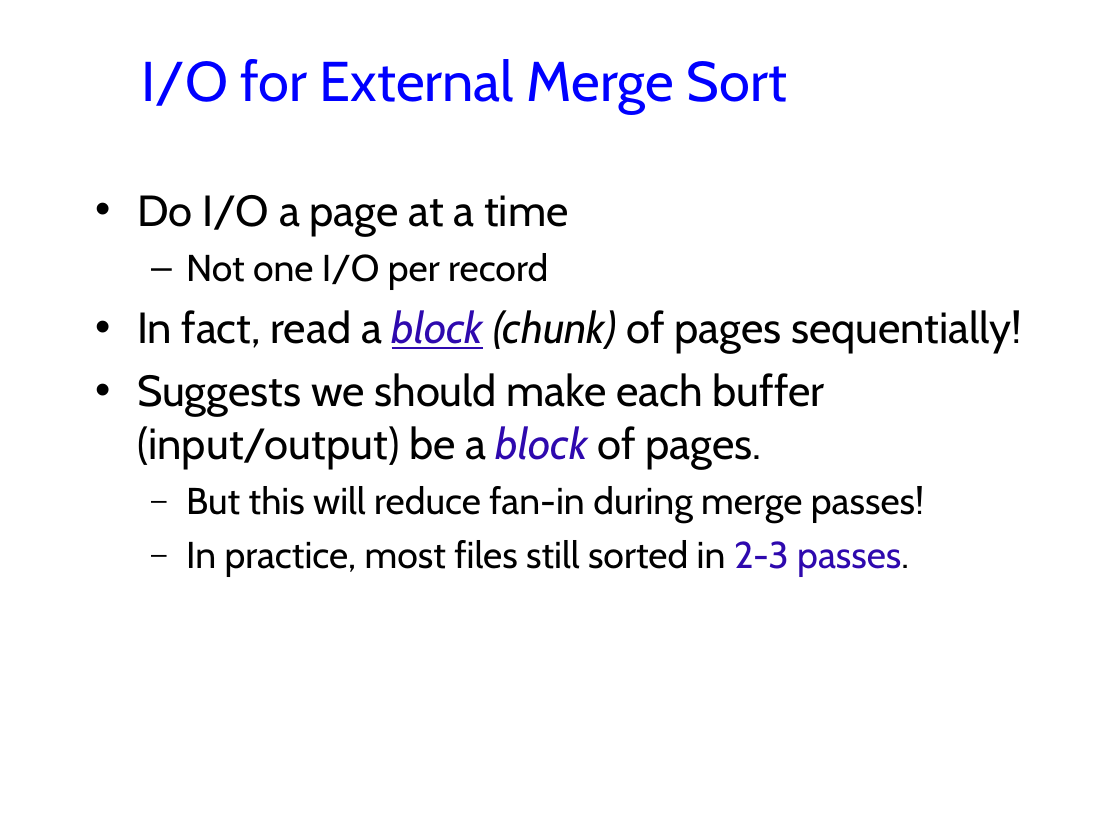
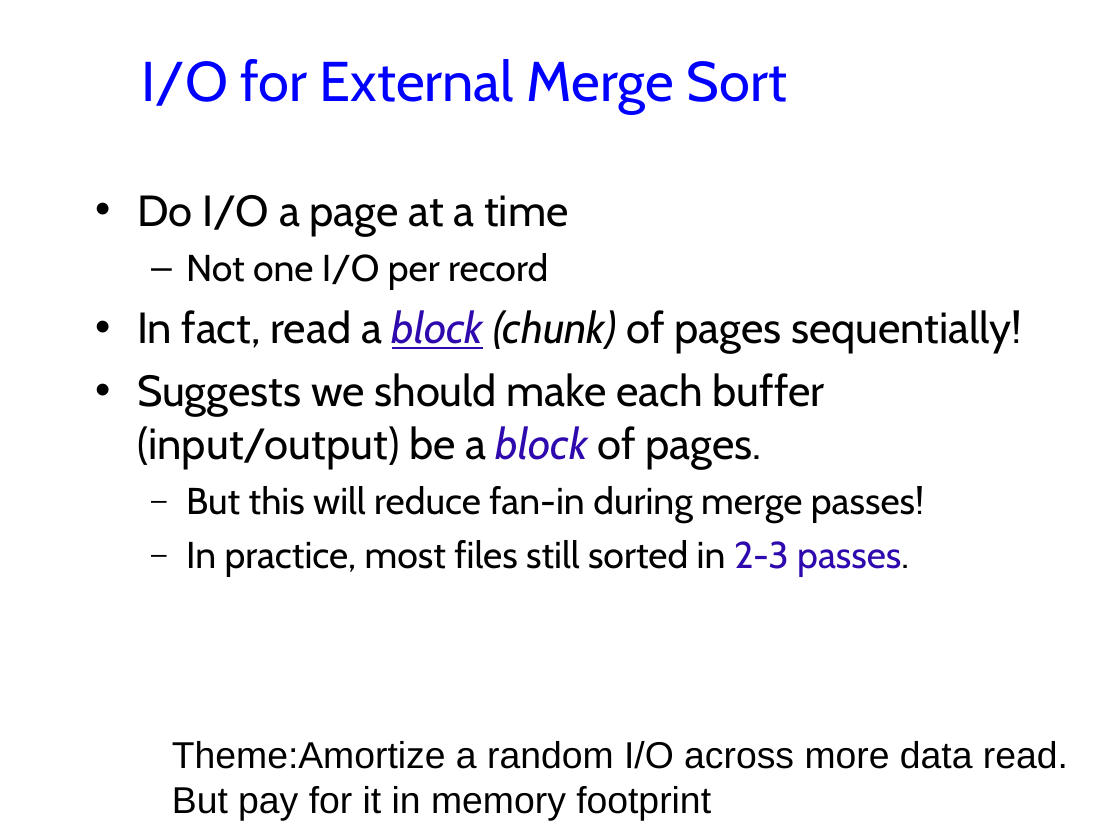
Before and after one commit to jhellerstein/cs186-09, a slide deck: slide 11 of lecs/07-Sorting.ppt. Drawn at 1120x840 pixels with LibreOffice and Linux fonts; fonts in the diff are those of the drawing; background and template pictures are left out. Boxes give left, top, right and bottom in pixels: in the first picture for what was removed or moved away, otherwise in the second. Text is boxed around its words. In the diff, an @@ line names an element or a change of style, - is before the commit and + after.

```diff
--- a/lecs/07-Sorting.ppt
+++ b/lecs/07-Sorting.ppt
@@ text added at (172, 741, 1068, 820), 24 pt, text #000000 @@
+Theme:Amortize a random I/O across more data read.
+But pay for it in memory footprint
```
Also in this commit, not shown: 4 other slides changed.
